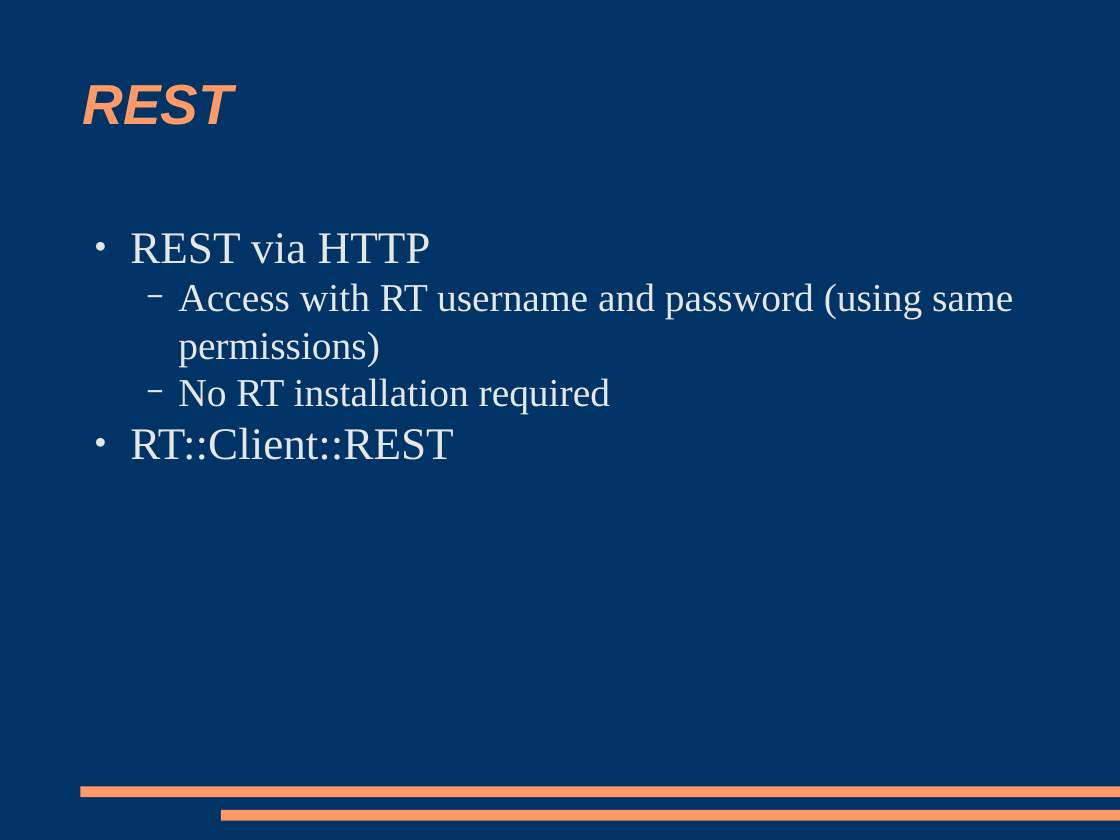
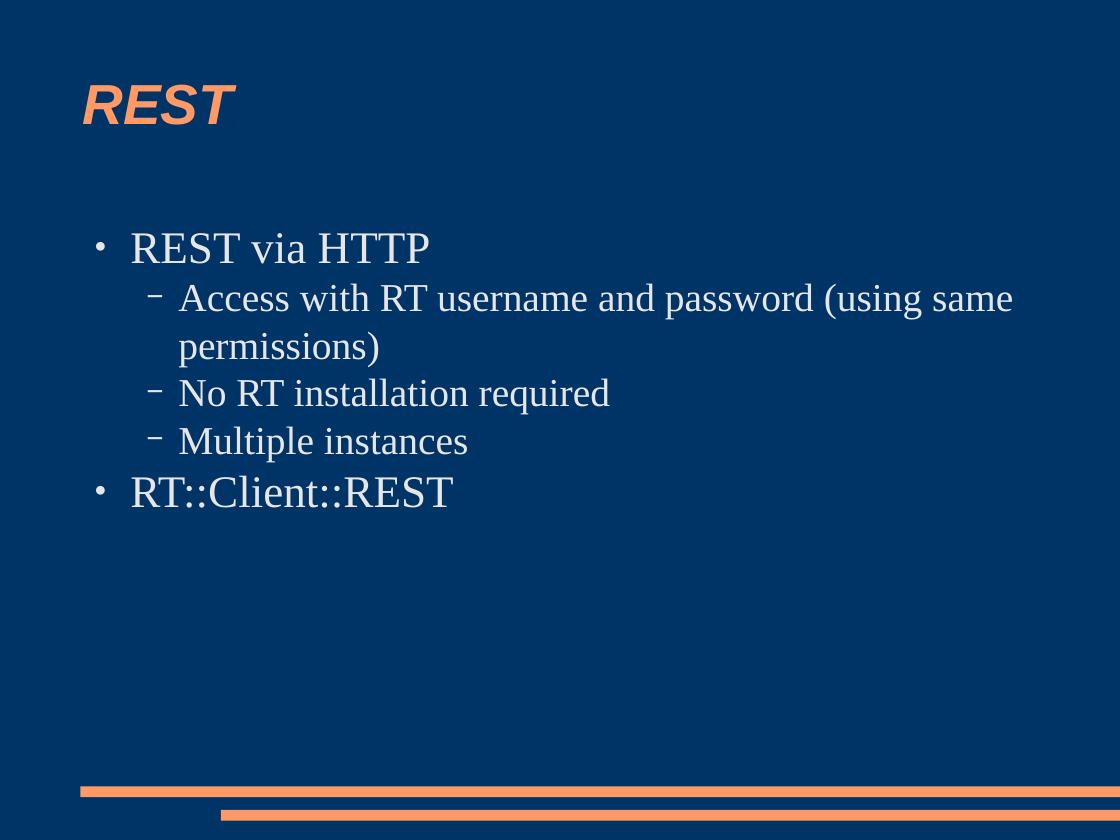
Before and after one commit to racke/Presentations, a slide deck: slide 20 of yapc2009/rt38.odp (slide 10 before the commit). Drawn at 1120x840 pixels with LibreOffice and Linux fonts; fonts in the diff are those of the drawing. Boxes give left, top, right and bottom in pixels: in the first picture for what was removed or moved away, otherwise in the second. Text is boxed around its words. In the diff, an @@ line names an element or a change of style, - is before the commit and + after.

```diff
--- a/yapc2009/rt38.odp
+++ b/yapc2009/rt38.odp
@@ text at [178,426,469,462]: paragraph added @@
+  − Multiple instances
```
Also in this commit, not shown: 6 other slides changed, 5 slides added.
